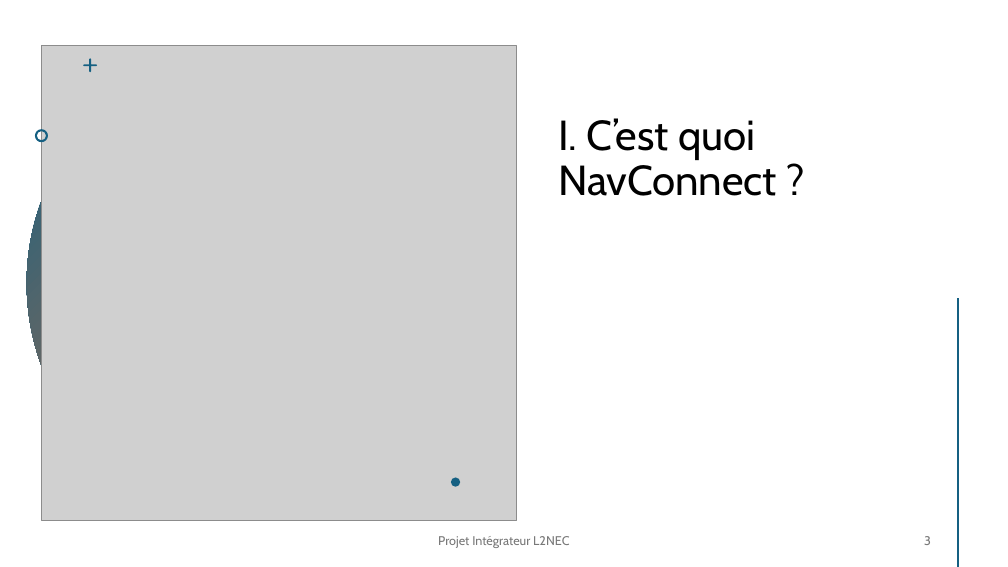
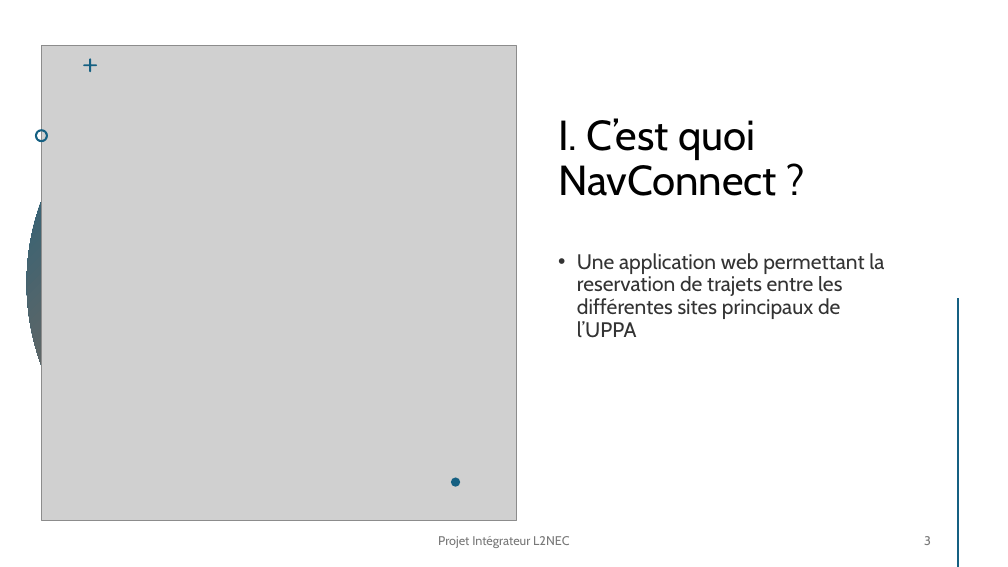
Before and after one commit to ArthurPeyre/UPPA_Navette, a slide deck: slide 3 of AVANT-PROJET/PrésentationAvantProjet.pptx. Drawn at 1008x567 pixels with LibreOffice and Linux fonts; fonts in the diff are those of the drawing; grey boxes stand for pictures. Boxes give left, top, right and bottom in pixels: in the first picture for what was removed or moved away, otherwise in the second. Text is boxed around its words. In the diff, an @@ line names an element or a change of style, - is before the commit and + after.

```diff
--- a/AVANT-PROJET/PrésentationAvantProjet.pptx
+++ b/AVANT-PROJET/PrésentationAvantProjet.pptx
@@ text added at [577, 253, 884, 338], 20 pt, text #000000 at 80% opacity @@
+• Une application web permettant la reservation de trajets entre les différentes sites principaux de l’UPPA
```
Also in this commit, not shown: 3 other slides changed, 5 other files.
